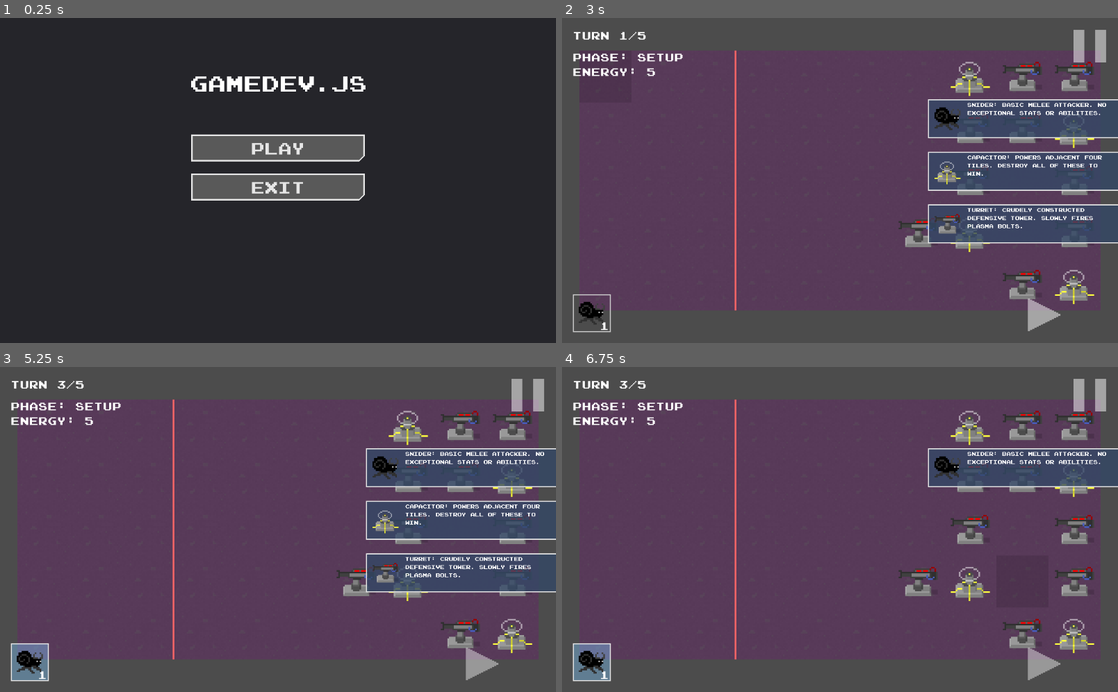
Above: before the commit, frames 1-4 (two rows, left to right).
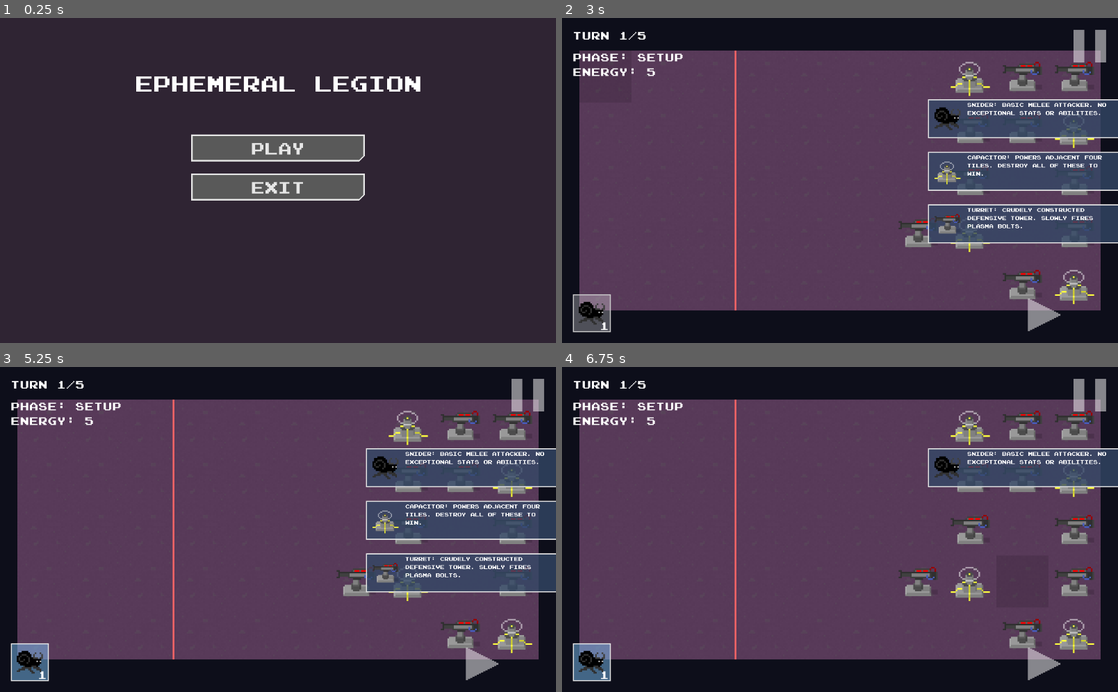
Above: after the commit, the same moments.

Repository: Exospud/Ephemera
Game: Godot game, scene res://screens/title/TitleScreen.tscn
Two runs of this game, one before a commit and one after it. Both use one fixed random seed, a clock stepped at 60 frames per second and the inputs below.
Inputs (mouse positions are in pixels of both pictures, inside the frame that each line leads up to):
- Up to frame 1 (0.25 s): no input
- Up to frame 2 (3 s): click "Play" at 0.5 s; click "Back" at 1.25 s; click "Play" at 2 s; click "1" at 2.75 s
- Up to frame 3 (5.25 s): click (483, 662) at 3.5 s; click (483, 662) at 4.25 s; click "1" at 5 s
- Up to frame 4 (6.75 s): click "Capacitor: Powers adjacent fo…" at 5.75 s; click "Turret: Crudely constructed d…" at 6.5 s

The runs differ from the first frame. In frame 1, 1.2% of the frame differs, in the area x 24-76%, y 17-23%; in frame 2, 24%; in frame 3, 23%; in frame 4, 24%, in the area x 0-100%, y 0-100%.

Commit message:
Added basic audio and music
+ renamed project to 'Ephemera'

Diff:
--- /dev/null
+++ b/assets/ui/default_scene_bg.tres
@@ -0,0 +1,5 @@
+[gd_resource type="StyleBoxFlat" format=2]
+
+[resource]
+bg_color = Color( 0.185, 0.14, 0.2, 1 )
+corner_detail = 1
--- a/assets/ui/image_button/image_empty.tres
+++ b/assets/ui/image_button/image_empty.tres
@@ -1,8 +1,7 @@
 [gd_resource type="StyleBoxFlat" format=2]
 
 [resource]
-bg_color = Color( 0, 0, 0, 0 )
-draw_center = false
+bg_color = Color( 1, 1, 1, 0.27451 )
 border_width_left = 2
 border_width_top = 2
 border_width_right = 2
--- a/assets/ui/image_button/image_hover.tres
+++ b/assets/ui/image_button/image_hover.tres
@@ -1,7 +1,7 @@
 [gd_resource type="StyleBoxFlat" format=2]
 
 [resource]
-bg_color = Color( 0, 0, 0, 0.0784314 )
+bg_color = Color( 0.8, 0.8, 0.8, 0.27451 )
 border_width_left = 2
 border_width_top = 2
 border_width_right = 2
--- a/assets/ui/image_button/image_pressed.tres
+++ b/assets/ui/image_button/image_pressed.tres
@@ -1,7 +1,7 @@
 [gd_resource type="StyleBoxFlat" format=2]
 
 [resource]
-bg_color = Color( 0.5, 0.791667, 1, 0.392157 )
+bg_color = Color( 0.501961, 0.792157, 1, 0.470588 )
 border_width_left = 2
 border_width_top = 2
 border_width_right = 2
--- a/game/entities/units/Unit.gd
+++ b/game/entities/units/Unit.gd
@@ -6,6 +6,7 @@
 export var attack_delay := 0.5
 
 var _attack_targets = []
+var visibility := 1.0
 
 onready var _sprite := $Sprite
 onready var _attack_timer := $AttackTimer
@@ -19,6 +20,11 @@
 ## Called at a constant rate. 'delta' is the elapsed time since the previous frame.
 func _physics_process(delta):
 	if not _stage.setup_phase:
+		visibility = (2.0 - _stage.time_elapsed / _level.base_turn_duration) * 0.5
+		_sprite.self_modulate.a = visibility
+		if $HurtTimer.time_left > 0:
+			_sprite.self_modulate.a *= 0.7
+
 		var slowed := false
 		var hasted := false
 
@@ -76,12 +82,7 @@
 	.adjust_health(value)
 
 	if value < 0:
-		sprite.self_modulate.a = 0.7
 		$HurtTimer.start()
-
-
-func _demodulate():
-	sprite.self_modulate.a = 1.0
 
 
 ## (OVERRIDE)
--- a/game/entities/units/Unit.tscn
+++ b/game/entities/units/Unit.tscn
@@ -27,4 +27,3 @@
 [connection signal="area_entered" from="." to="." method="_on_area_enter"]
 [connection signal="area_exited" from="." to="." method="_on_area_exit"]
 [connection signal="timeout" from="AttackTimer" to="." method="_attack"]
-[connection signal="timeout" from="HurtTimer" to="." method="_demodulate"]
--- a/game/stage/Stage.gd
+++ b/game/stage/Stage.gd
@@ -4,7 +4,8 @@
 onready var _map := $Map
 onready var _spawn_border := $Map/SpawnBorder
 onready var _level : Level
-onready var _end_timer : Timer = $EndTimer
+onready var _end_timer := $EndTimer
+onready var _place_sound := $PlaceSound
 
 onready var _turn_label : Label = $"../HUD/TurnLabel"
 onready var _time_label : Label = $"../HUD/TimeLabel"
@@ -23,6 +24,7 @@
 ## Called when the node enters the scene tree for the first time.
 func _ready():
 	_init_level()
+	Music.set_audio_track(Music.Tracks.COMBAT)
 	_end_timer.set_paused(true)
 	end_turn()
 
@@ -38,8 +40,7 @@
 
 	if Input.is_action_just_pressed("ui_accept"):
 		if setup_phase:
-			if not get_tree().get_nodes_in_group(str(Entity.Alignment.FRIENDLY)).empty():
-				start_turn()
+			start_turn()
 		else:
 			end_turn()
 
@@ -84,6 +85,7 @@
 	if _level.cell_available(mouse_cell) and mouse_cell.x < _level.spawn_area_width:
 		_level.spawn_entity(mouse_cell, selected_unit)
 		energy -= cost
+		_place_sound.play()
 
 
 ## Updates time elapsed if the attacking phase is active
@@ -104,6 +106,9 @@
 ## If possible, ends the setup phase and starts the current turn
 func start_turn():
 	if not setup_phase:
+		return
+
+	if get_tree().get_nodes_in_group(str(Entity.Alignment.FRIENDLY)).empty():
 		return
 
 	setup_phase = false
--- a/game/stage/Stage.tscn
+++ b/game/stage/Stage.tscn
@@ -1,9 +1,10 @@
-[gd_scene load_steps=5 format=2]
+[gd_scene load_steps=6 format=2]
 
 [ext_resource path="res://assets/tiles/terrain.tres" type="TileSet" id=1]
 [ext_resource path="res://game/stage/Stage.gd" type="Script" id=2]
 [ext_resource path="res://game/stage/Map.gd" type="Script" id=3]
 [ext_resource path="res://game/stage/Camera.gd" type="Script" id=4]
+[ext_resource path="res://assets/sounds/place.wav" type="AudioStream" id=5]
 
 [node name="Stage" type="Node2D"]
 script = ExtResource( 2 )
@@ -48,4 +49,8 @@
 one_shot = true
 autostart = true
 
+[node name="PlaceSound" type="AudioStreamPlayer" parent="."]
+pause_mode = 2
+stream = ExtResource( 5 )
+
 [connection signal="timeout" from="EndTimer" to="." method="_end_game"]
--- /dev/null
+++ b/global/Music.gd
@@ -0,0 +1,27 @@
+extends Node
+
+onready var _player := $AudioStreamPlayer
+
+enum Tracks {TITLE, COMBAT}
+
+const music_loops := {
+	Tracks.TITLE: preload("res://assets/sounds/title.wav"),
+	Tracks.COMBAT: preload("res://assets/sounds/combat.wav")
+}
+
+
+var current_track := -1
+
+
+# Called when the node enters the scene tree for the first time.
+func _ready():
+	set_audio_track(Tracks.TITLE)
+
+
+func set_audio_track(track: int):
+	if current_track == track:
+		return
+
+	current_track = track
+	_player.stream = music_loops[track]
+	_player.play()
--- /dev/null
+++ b/global/Music.tscn
@@ -0,0 +1,11 @@
+[gd_scene load_steps=2 format=2]
+
+[ext_resource path="res://global/Music.gd" type="Script" id=2]
+
+[node name="Music" type="Node"]
+script = ExtResource( 2 )
+
+[node name="AudioStreamPlayer" type="AudioStreamPlayer" parent="."]
+pause_mode = 2
+autoplay = true
+mix_target = 1
--- a/global/Properties.gd
+++ b/global/Properties.gd
@@ -101,3 +101,4 @@
 
 var unlocked_levels := [Levels.LEVEL_1, Levels.LEVEL_2, Levels.LEVEL_3, Levels.LEVEL_TEST]
 var current_level : int = -1
+var volume := 1.0
--- a/project.godot
+++ b/project.godot
@@ -1,13 +1,6 @@
-; Engine configuration file.
-; It's best edited using the editor UI and not directly,
-; since the parameters that go here are not all obvious.
-;
-; Format:
-;   [section] ; section goes between []
-;   param=value ; assign values to parameters
+[]
 
 config_version=4
-
 _global_script_classes=[ {
 "base": "Entity",
 "class": "Deployable",
@@ -50,13 +43,18 @@
 
 [application]
 
-config/name="GamedevJS"
+config/name="Ephemera"
 run/main_scene="res://screens/title/TitleScreen.tscn"
-boot_splash/bg_color=Color( 0.054902, 0.0509804, 0.121569, 1 )
+boot_splash/bg_color=Color( 0, 0, 0, 1 )
 
 [autoload]
 
 Properties="*res://global/Properties.gd"
+Music="*res://global/Music.tscn"
+
+[global]
+
+colour=false
 
 [gui]
 
@@ -142,6 +140,7 @@
 2d/snapping/use_gpu_pixel_snap=true
 vram_compression/import_etc=true
 vram_compression/import_etc2=false
+environment/default_clear_color=Color( 0.0509804, 0.054902, 0.101961, 1 )
 environment/default_environment="res://default_env.tres"
 
 [world]
--- a/screens/loss/LossScreen.tscn
+++ b/screens/loss/LossScreen.tscn
@@ -1,12 +1,14 @@
-[gd_scene load_steps=4 format=2]
+[gd_scene load_steps=5 format=2]
 
 [ext_resource path="res://assets/ui/TextLabel.tscn" type="PackedScene" id=1]
 [ext_resource path="res://assets/ui/text_button/TextButton.tscn" type="PackedScene" id=2]
 [ext_resource path="res://screens/loss/LossScreen.gd" type="Script" id=3]
+[ext_resource path="res://assets/ui/default_scene_bg.tres" type="StyleBox" id=4]
 
 [node name="LossScreen" type="Panel"]
 anchor_right = 1.0
 anchor_bottom = 1.0
+custom_styles/panel = ExtResource( 4 )
 script = ExtResource( 3 )
 __meta__ = {
 "_edit_lock_": true
--- a/screens/select/LevelSelectScreen.gd
+++ b/screens/select/LevelSelectScreen.gd
@@ -6,6 +6,7 @@
 
 # Called when the node enters the scene tree for the first time.
 func _ready():
+	Music.set_audio_track(Music.Tracks.TITLE)
 	var margin_size := Vector2(30, 20)
 
 	for i in range(0, Properties.unlocked_levels.size()):
--- a/screens/select/LevelSelectScreen.tscn
+++ b/screens/select/LevelSelectScreen.tscn
@@ -1,12 +1,14 @@
-[gd_scene load_steps=4 format=2]
+[gd_scene load_steps=5 format=2]
 
 [ext_resource path="res://screens/select/LevelSelectScreen.gd" type="Script" id=1]
 [ext_resource path="res://assets/ui/text_button/TextButton.tscn" type="PackedScene" id=2]
 [ext_resource path="res://assets/ui/TextLabel.tscn" type="PackedScene" id=3]
+[ext_resource path="res://assets/ui/default_scene_bg.tres" type="StyleBox" id=4]
 
 [node name="LevelSelectScreen" type="Panel"]
 anchor_right = 1.0
 anchor_bottom = 1.0
+custom_styles/panel = ExtResource( 4 )
 script = ExtResource( 1 )
 __meta__ = {
 "_edit_lock_": true
--- a/screens/title/TitleScreen.tscn
+++ b/screens/title/TitleScreen.tscn
@@ -1,12 +1,14 @@
-[gd_scene load_steps=4 format=2]
+[gd_scene load_steps=5 format=2]
 
 [ext_resource path="res://screens/title/TitleScreen.gd" type="Script" id=1]
 [ext_resource path="res://assets/ui/TextLabel.tscn" type="PackedScene" id=2]
 [ext_resource path="res://assets/ui/text_button/TextButton.tscn" type="PackedScene" id=3]
+[ext_resource path="res://assets/ui/default_scene_bg.tres" type="StyleBox" id=4]
 
 [node name="TitleScreen" type="Panel"]
 anchor_right = 1.0
 anchor_bottom = 1.0
+custom_styles/panel = ExtResource( 4 )
 script = ExtResource( 1 )
 __meta__ = {
 "_edit_lock_": true
@@ -21,7 +23,7 @@
 margin_top = -24.0
 margin_right = 181.5
 margin_bottom = 24.0
-text = "Gamedev.js"
+text = "Ephemeral Legion"
 
 [node name="PlayButton" parent="." instance=ExtResource( 3 )]
 anchor_left = 0.5
--- a/screens/win/WinScreen.tscn
+++ b/screens/win/WinScreen.tscn
@@ -1,12 +1,14 @@
-[gd_scene load_steps=4 format=2]
+[gd_scene load_steps=5 format=2]
 
 [ext_resource path="res://assets/ui/TextLabel.tscn" type="PackedScene" id=1]
 [ext_resource path="res://assets/ui/text_button/TextButton.tscn" type="PackedScene" id=2]
 [ext_resource path="res://screens/win/WinScreen.gd" type="Script" id=3]
+[ext_resource path="res://assets/ui/default_scene_bg.tres" type="StyleBox" id=4]
 
 [node name="WinScreen" type="Panel"]
 anchor_right = 1.0
 anchor_bottom = 1.0
+custom_styles/panel = ExtResource( 4 )
 script = ExtResource( 3 )
 __meta__ = {
 "_edit_lock_": true
Not shown, added: assets/sounds/combat.wav.import
Not shown, added: assets/sounds/place.wav.import
Not shown, added: assets/sounds/title.wav.import
Not shown, added: assets/sounds/combat.wav
Not shown, added: assets/sounds/place.wav
Not shown, added: assets/sounds/title.wav
